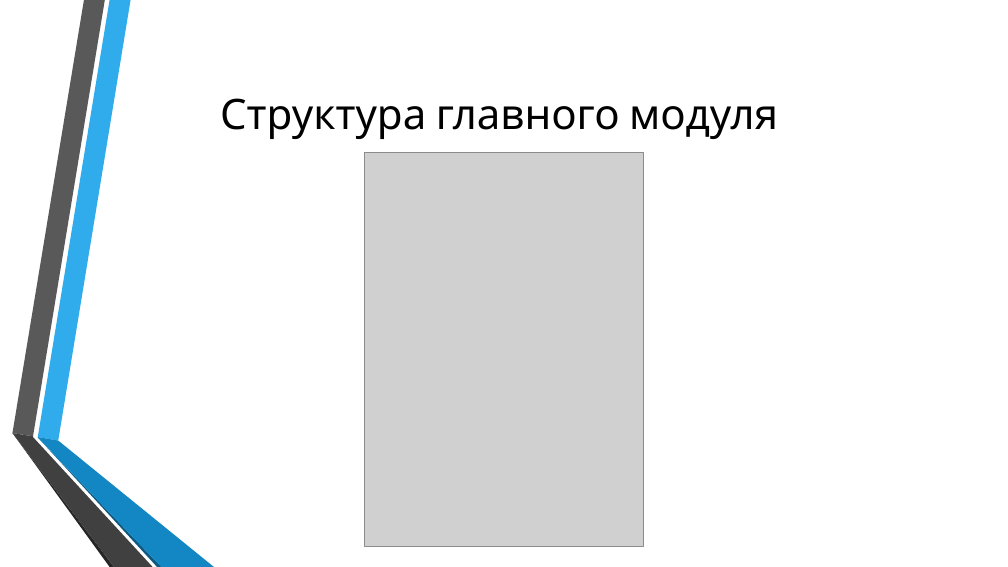
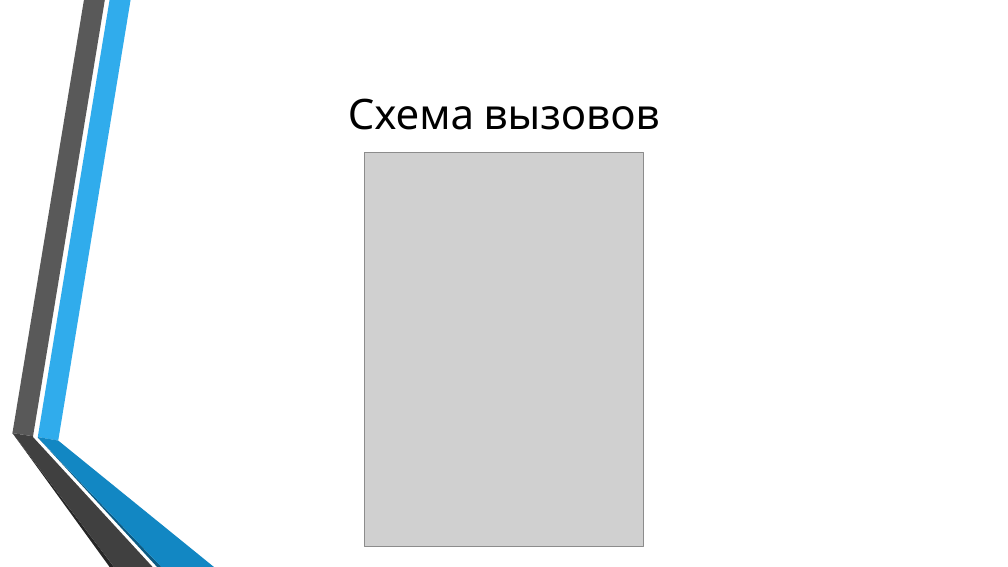
Before and after one commit to prog-kkkmt/pdp-p2-16, a slide deck: slide 5 of Почоев Презентация.pptx. Drawn at 1008x567 pixels with LibreOffice and Linux fonts; fonts in the diff are those of the drawing; grey boxes stand for pictures; background and template pictures are left out. Boxes give left, top, right and bottom in pixels: in the first picture for what was removed or moved away, otherwise in the second. Text is boxed around its words. In the diff, an @@ line names an element or a change of style, - is before the commit and + after.

```diff
--- a/Почоев Презентация.pptx
+++ b/Почоев Презентация.pptx
@@ title at [348,98,660,130]: text changed @@
-Структура главного модуля
+Схема вызовов
```
Also in this commit, not shown: 2 other slides changed, 2 other files.
